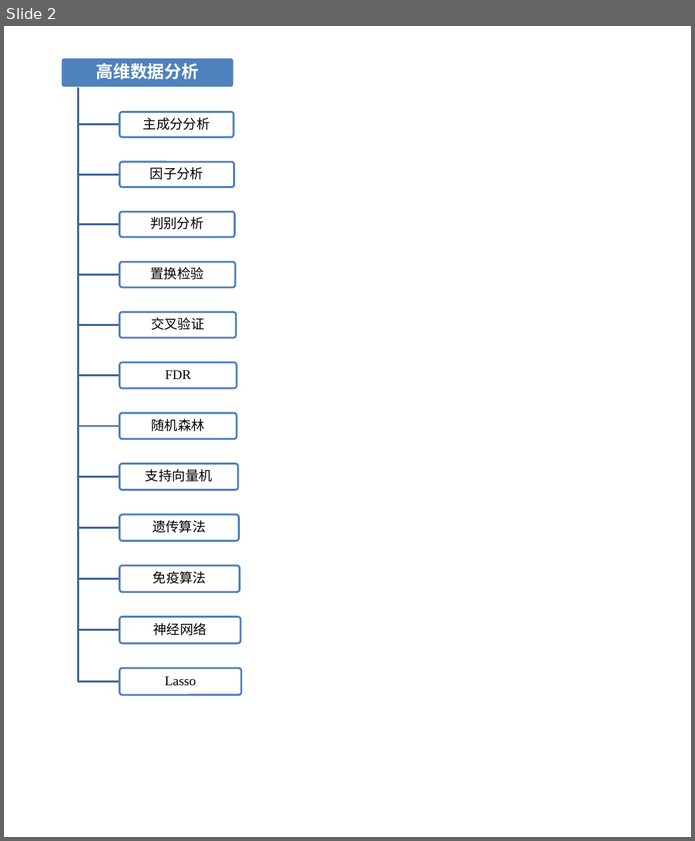
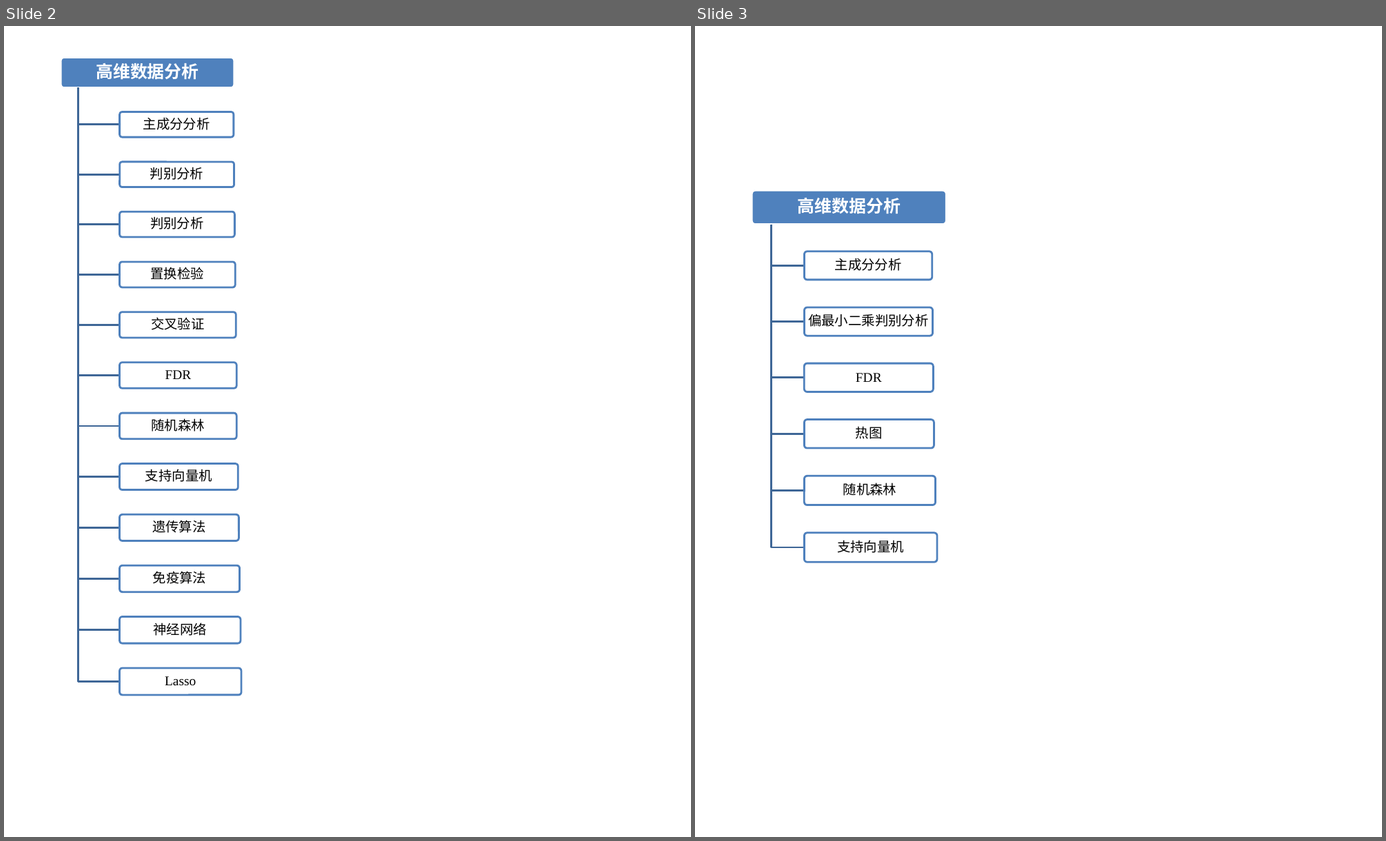
Before and after one commit to YanqiangLu1/luyanqiang3, a slide deck: image/基础统计分析和高维图片.pptx. Shown side by side, each under a label of ours: slide 2 before the commit, slides 2 and 3 after it. The pictures are 695x841 and 1386x841 pixels, drawn with LibreOffice and Linux fonts; fonts in the diff are those of the drawing. Boxes give left, top, right and bottom in pixels: in the first picture for what was removed or moved away, otherwise in the second. Text is boxed around its words. In the diff, an @@ line names an element or a change of style, - is before the commit and + after.

```diff
--- a/image/基础统计分析和高维图片.pptx
+++ b/image/基础统计分析和高维图片.pptx
@@ slide 3 added at box(695, 26, 1382, 837), background #FFFFFF @@
@@ group added at box(752, 190, 947, 563): 7 rounded rectangles, 7 texts, 6 freeform shapes @@
+高维数据分析
+主成分分析
+偏最小二乘判别分析
+FDR
+热图
+随机森林
+支持向量机
@@ slide 2 changed as well @@
@@ text at box(150, 167, 204, 180): text changed @@
-因子分析
+判别分析
```
Also in this commit, not shown: 1 other slide changed, 29 other files.
